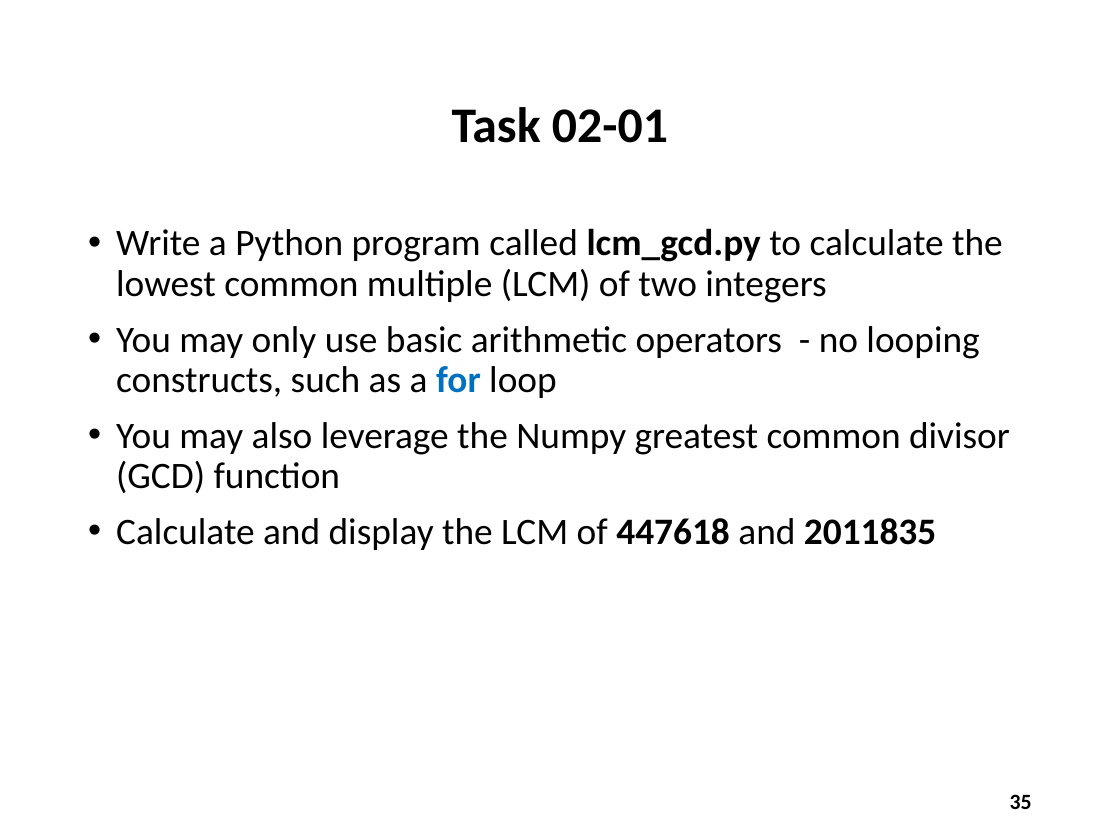
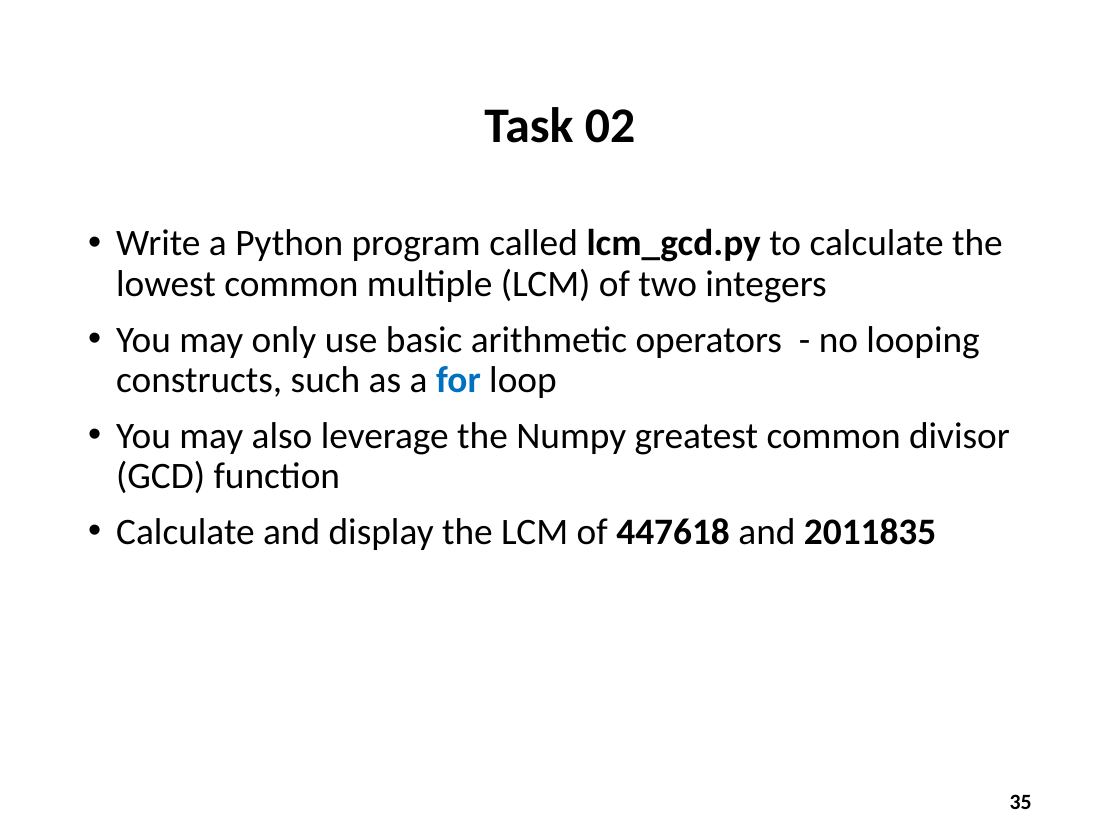
Before and after one commit to dbiersach/csi-spark-prep, a slide deck: slide 35 of slides/Session 02 - Arrays and Algorithms/Session 02 - Arrays and Algorithms.pptx. Drawn at 1120x840 pixels with LibreOffice and Linux fonts; fonts in the diff are those of the drawing. Boxes give left, top, right and bottom in pixels: in the first picture for what was removed or moved away, otherwise in the second. Text is boxed around its words. In the diff, an @@ line names an element or a change of style, - is before the commit and + after.

```diff
--- a/slides/Session 02 - Arrays and Algorithms/Session 02 - Arrays and Algorithms.pptx
+++ b/slides/Session 02 - Arrays and Algorithms/Session 02 - Arrays and Algorithms.pptx
@@ title at (x1=484, y1=107, x2=635, y2=143): text changed @@
-Task 02-01
+Task 02
```
Also in this commit, not shown: 6 other files.
